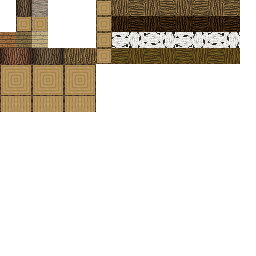
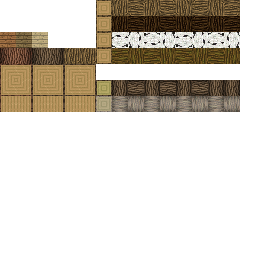
Before/after of a 256 x 256 layered artwork. What changed in the layer stack:
removed layer "Fir" (2nd of 2, in "Fir") from group "Fir" over [16, 0, 32, 16]
removed layer "Fir Top" from group "Fir" over [16, 16, 32, 32]
removed group "Acacia" (1st of 2) (8 layers) over [32, 0, 48, 32]
removed layer "Acacia - delocuro copy" from group "Acacia" over [32, 0, 48, 16]
removed layer "Acacia" (2nd of 2, in "Acacia") from group "Acacia" over [32, 0, 48, 16]
removed layer "Acacia Top" from group "Acacia" over [32, 16, 48, 32]
added group "Fir Log" (1st of 2) with 9 layers above "Acacia Log" over [96, 80, 240, 96]
added layer "Mirrored Fir Log (3 turns)" in group "Fir Log" over [224, 80, 240, 96]
added layer "Mirrored Fir Log (2 turns)" in group "Fir Log" over [208, 80, 224, 96]
added layer "Mirrored Fir Log (1 turn)" in group "Fir Log" over [192, 80, 208, 96]
added layer "Mirrored Fir Log" in group "Fir Log" over [176, 80, 192, 96]
added layer "Fir Log (3 turns)" in group "Fir Log" over [160, 80, 176, 96]
added layer "Fir Log (2 turns)" in group "Fir Log" over [144, 80, 160, 96]
added layer "Fir Log (1 turn)" in group "Fir Log" over [128, 80, 144, 96]
added layer "Fir Log" (2nd of 2, in "Fir Log") in group "Fir Log" over [112, 80, 128, 96]
added layer "Fir Log Top" in group "Fir Log" over [96, 80, 112, 96]
added group "Acacia Log" (1st of 2) with 9 layers over [96, 96, 240, 112]
added layer "Mirrored Acacia Log (3 turns)" in group "Acacia Log" over [224, 96, 240, 112]
added layer "Mirrored Acacia Log (2 turns)" in group "Acacia Log" over [208, 96, 224, 112]
added layer "Mirrored Acacia Log (1 turn)" in group "Acacia Log" over [192, 96, 208, 112]
added layer "Mirrored Acacia Log" in group "Acacia Log" over [176, 96, 192, 112]
added layer "Acacia Log (3 turns)" in group "Acacia Log" over [160, 96, 176, 112]
added layer "Acacia Log (2 turns)" in group "Acacia Log" over [144, 96, 160, 112]
…and 5 more changes (3 added, 2 removed)
